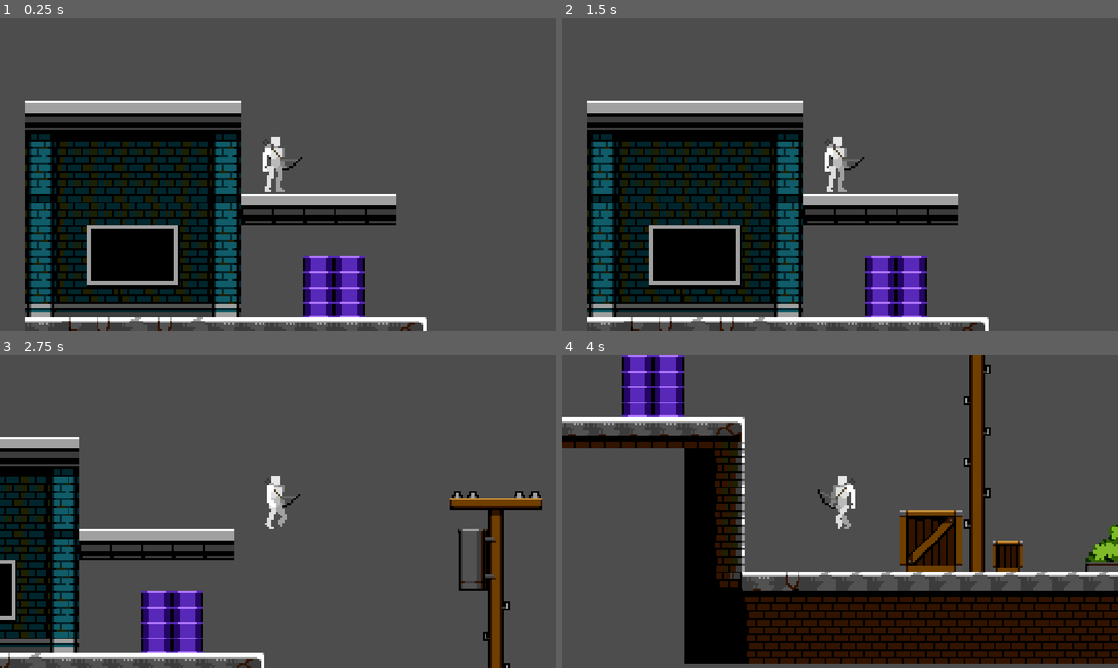
Above: before the commit, frames 1-4 (two rows, left to right).
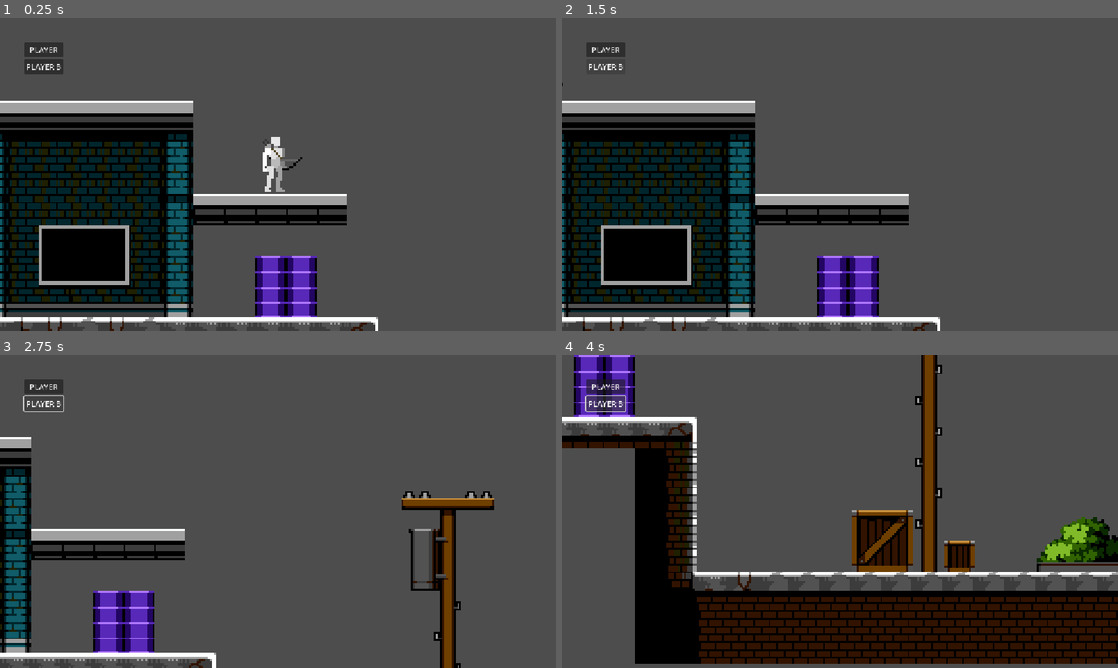
Above: after the commit, the same moments.

Repository: jordanjcf/prototipo-0001
Game: Godot game, scene res://Scenes/Juego.tscn
Two runs of this game, one before a commit and one after it. Both use one fixed random seed, a clock stepped at 60 frames per second and the inputs below. Before the commit the project starts from res://Scenes/Map.tscn.
Inputs (mouse positions are in pixels of both pictures, inside the frame that each line leads up to):
- Up to frame 1 (0.25 s): no input
- Up to frame 2 (1.5 s): click (606, 49) at 0.5 s, where only the run after the commit has a clickable "PLAYER"; click (606, 68) at 1.25 s, where only the run after the commit has a clickable "PLAYER B"
- Up to frame 3 (2.75 s): tap Enter (ui_accept) at 2, 2.1, 2.27, 2.57 s; hold Right (ui_right) from 2.03 s (still down)
- Up to frame 4 (4 s): tap Enter (ui_accept) at 2.85, 3.02, 3.32, 3.6 s; release Right (ui_right) at 3.53 s; hold Left (ui_left) from 3.53 s (still down)

The runs differ from the first frame. In frame 1, 23% of the frame differs, in the area x 0-77%, y 7-100%; in frame 2, 24%; in frame 3, 18%; in frame 4, 30%, in the area x 0-100%, y 0-99%.

Commit message:
menu de 2 jugadores, aun corrigiendo

Diff:
--- /dev/null
+++ b/Scenes/Juego.tscn
@@ -0,0 +1,47 @@
+[gd_scene format=3 uid="uid://ccc0otcmq4h6u"]
+
+[ext_resource type="PackedScene" uid="uid://ik71npe5cqfo" path="res://Scenes/Map.tscn" id="1_ceydv"]
+[ext_resource type="Script" uid="uid://vtj6aufsg0cy" path="res://Scenes/juego.gd" id="1_y2452"]
+[ext_resource type="PackedScene" uid="uid://b13ogk115g00o" path="res://Scenes/Player.tscn" id="2_bdrfq"]
+[ext_resource type="PackedScene" uid="uid://d36ej0gswp42m" path="res://Scenes/PlayerB.tscn" id="3_godn0"]
+
+[node name="Juego" type="Node" unique_id=2022611710]
+script = ExtResource("1_y2452")
+
+[node name="Nivel" type="Node2D" parent="." unique_id=2059497982]
+
+[node name="Map" parent="Nivel" unique_id=1470939187 instance=ExtResource("1_ceydv")]
+
+[node name="MenuJugador" type="CanvasLayer" parent="." unique_id=779951594]
+
+[node name="Panel" type="Control" parent="MenuJugador" unique_id=721722026]
+layout_mode = 3
+anchors_preset = 0
+offset_left = 50.0
+offset_top = 50.0
+offset_right = 270.0
+offset_bottom = 170.0
+
+[node name="Opciones" type="VBoxContainer" parent="MenuJugador/Panel" unique_id=1590650682]
+layout_mode = 0
+offset_right = 40.0
+offset_bottom = 40.0
+
+[node name="BotonPlayer" type="Button" parent="MenuJugador/Panel/Opciones" unique_id=347141141]
+layout_mode = 2
+text = "PLAYER"
+
+[node name="BotonPlayerB" type="Button" parent="MenuJugador/Panel/Opciones" unique_id=1627137337]
+layout_mode = 2
+text = "PLAYER B"
+
+[node name="Jugador" type="Node2D" parent="." unique_id=1985952323]
+
+[node name="Player" parent="Jugador" unique_id=1308787599 instance=ExtResource("2_bdrfq")]
+position = Vector2(156, 25)
+
+[node name="PlayerB" parent="Jugador" unique_id=1148946810 instance=ExtResource("3_godn0")]
+process_mode = 4
+visible = false
+
+[connection signal="pressed" from="MenuJugador/Panel/Opciones/BotonPlayerB" to="." method="_on_boton_player_b_pressed"]
--- a/Scenes/Map.tscn
+++ b/Scenes/Map.tscn
@@ -1,7 +1,6 @@
 [gd_scene format=4 uid="uid://ik71npe5cqfo"]
 
 [ext_resource type="Texture2D" uid="uid://gpengkwcf18g" path="res://Assets/Assets_City.png" id="1_s486e"]
-[ext_resource type="PackedScene" uid="uid://b13ogk115g00o" path="res://Scenes/Player.tscn" id="2_7yn8b"]
 [ext_resource type="PackedScene" uid="uid://cxung44nnm8o4" path="res://Scenes/Cascada.tscn" id="3_etk83"]
 [ext_resource type="PackedScene" uid="uid://tyxbbkirj1bb" path="res://Scenes/salida.tscn" id="4_qumfl"]
 [ext_resource type="Script" uid="uid://dw7evq2tx35ow" path="res://Script/salida.gd" id="5_r08cw"]
@@ -644,9 +643,6 @@
 tile_map_data = PackedByteArray("AAArAAcAAAAIAAwAAAArAAgAAAAIAA0AAAAsAAYAAAAIAAwAAAAsAAcAAAAIAA0AAAAtAAUAAAAIAAwAAAAtAA …(432 unchanged characters)…
 tile_set = SubResource("TileSet_5t7yc")
 
-[node name="Player" parent="." unique_id=1308787599 groups=["Jugadores"] instance=ExtResource("2_7yn8b")]
-position = Vector2(131, 25)
-
 [node name="Agua" parent="." unique_id=966390543 instance=ExtResource("3_etk83")]
 position = Vector2(720, 195)
 scale = Vector2(1, 3.625)
--- /dev/null
+++ b/Scenes/PlayerB.tscn
@@ -0,0 +1,171 @@
+[gd_scene format=3 uid="uid://d36ej0gswp42m"]
+
+[ext_resource type="Script" uid="uid://cwhqt1lbonfc5" path="res://Script/player_b.gd" id="1_6y712"]
+[ext_resource type="Texture2D" uid="uid://b8ivfjrtqab5j" path="res://Assets/Human Male Model/Sections/PNG/HMMWalkBow.png" id="2_x3t5u"]
+[ext_resource type="Texture2D" uid="uid://2xnmfh6bgie4" path="res://Assets/Human Male Model/Sections/PNG/HMMRunBow.png" id="3_48wul"]
+[ext_resource type="Texture2D" uid="uid://be2g673s2n23r" path="res://Assets/Human Male Model/Sections/PNG/HMMIdleBow.png" id="4_11833"]
+
+[sub_resource type="RectangleShape2D" id="RectangleShape2D_7fd37"]
+size = Vector2(16, 27)
+
+[sub_resource type="AtlasTexture" id="AtlasTexture_kyqiw"]
+atlas = ExtResource("2_x3t5u")
+region = Rect2(0, 0, 256, 256)
+
+[sub_resource type="AtlasTexture" id="AtlasTexture_gntrk"]
+atlas = ExtResource("2_x3t5u")
+region = Rect2(256, 0, 256, 256)
+
+[sub_resource type="AtlasTexture" id="AtlasTexture_dewec"]
+atlas = ExtResource("2_x3t5u")
+region = Rect2(512, 0, 256, 256)
+
+[sub_resource type="AtlasTexture" id="AtlasTexture_5ixxa"]
+atlas = ExtResource("2_x3t5u")
+region = Rect2(768, 0, 256, 256)
+
+[sub_resource type="AtlasTexture" id="AtlasTexture_nn08x"]
+atlas = ExtResource("2_x3t5u")
+region = Rect2(1024, 0, 256, 256)
+
+[sub_resource type="AtlasTexture" id="AtlasTexture_52ee3"]
+atlas = ExtResource("2_x3t5u")
+region = Rect2(1280, 0, 256, 256)
+
+[sub_resource type="AtlasTexture" id="AtlasTexture_glx4g"]
+atlas = ExtResource("3_48wul")
+region = Rect2(0, 0, 256, 256)
+
+[sub_resource type="AtlasTexture" id="AtlasTexture_miouo"]
+atlas = ExtResource("3_48wul")
+region = Rect2(256, 0, 256, 256)
+
+[sub_resource type="AtlasTexture" id="AtlasTexture_o3h8g"]
+atlas = ExtResource("3_48wul")
+region = Rect2(512, 0, 256, 256)
+
+[sub_resource type="AtlasTexture" id="AtlasTexture_1e7my"]
+atlas = ExtResource("3_48wul")
+region = Rect2(768, 0, 256, 256)
+
+[sub_resource type="AtlasTexture" id="AtlasTexture_arntx"]
+atlas = ExtResource("3_48wul")
+region = Rect2(1024, 0, 256, 256)
+
+[sub_resource type="AtlasTexture" id="AtlasTexture_lslt6"]
+atlas = ExtResource("3_48wul")
+region = Rect2(1280, 0, 256, 256)
+
+[sub_resource type="AtlasTexture" id="AtlasTexture_ulo2v"]
+atlas = ExtResource("3_48wul")
+region = Rect2(1536, 0, 256, 256)
+
+[sub_resource type="AtlasTexture" id="AtlasTexture_1iu4k"]
+atlas = ExtResource("3_48wul")
+region = Rect2(1792, 0, 256, 256)
+
+[sub_resource type="AtlasTexture" id="AtlasTexture_m0x7a"]
+atlas = ExtResource("3_48wul")
+region = Rect2(2048, 0, 256, 256)
+
+[sub_resource type="AtlasTexture" id="AtlasTexture_5v66d"]
+atlas = ExtResource("3_48wul")
+region = Rect2(2304, 0, 256, 256)
+
+[sub_resource type="AtlasTexture" id="AtlasTexture_yoq75"]
+atlas = ExtResource("4_11833")
+region = Rect2(0, 0, 256, 256)
+
+[sub_resource type="AtlasTexture" id="AtlasTexture_ksbbd"]
+atlas = ExtResource("4_11833")
+region = Rect2(256, 0, 256, 256)
+
+[sub_resource type="SpriteFrames" id="SpriteFrames_2tk64"]
+animations = [{
+"frames": [{
+"duration": 1.0,
+"texture": SubResource("AtlasTexture_kyqiw")
+}, {
+"duration": 1.0,
+"texture": SubResource("AtlasTexture_gntrk")
+}, {
+"duration": 1.0,
+"texture": SubResource("AtlasTexture_dewec")
+}, {
+"duration": 1.0,
+"texture": SubResource("AtlasTexture_5ixxa")
+}, {
+"duration": 1.0,
+"texture": SubResource("AtlasTexture_nn08x")
+}, {
+"duration": 1.0,
+"texture": SubResource("AtlasTexture_52ee3")
+}],
+"loop": 1,
+"name": &"caminar",
+"speed": 7.0
+}, {
+"frames": [{
+"duration": 1.0,
+"texture": SubResource("AtlasTexture_glx4g")
+}, {
+"duration": 1.0,
+"texture": SubResource("AtlasTexture_miouo")
+}, {
+"duration": 1.0,
+"texture": SubResource("AtlasTexture_o3h8g")
+}, {
+"duration": 1.0,
+"texture": SubResource("AtlasTexture_1e7my")
+}, {
+"duration": 1.0,
+"texture": SubResource("AtlasTexture_arntx")
+}, {
+"duration": 1.0,
+"texture": SubResource("AtlasTexture_lslt6")
+}, {
+"duration": 1.0,
+"texture": SubResource("AtlasTexture_ulo2v")
+}, {
+"duration": 1.0,
+"texture": SubResource("AtlasTexture_1iu4k")
+}, {
+"duration": 1.0,
+"texture": SubResource("AtlasTexture_m0x7a")
+}, {
+"duration": 1.0,
+"texture": SubResource("AtlasTexture_5v66d")
+}],
+"loop": 1,
+"name": &"correr",
+"speed": 6.0
+}, {
+"frames": [{
+"duration": 1.0,
+"texture": SubResource("AtlasTexture_yoq75")
+}, {
+"duration": 1.0,
+"texture": SubResource("AtlasTexture_ksbbd")
+}],
+"loop": 1,
+"name": &"descanso",
+"speed": 3.0
+}]
+
+[node name="PlayerB" type="CharacterBody2D" unique_id=1308787599]
+script = ExtResource("1_6y712")
+
+[node name="CollisionShape2D" type="CollisionShape2D" parent="." unique_id=618675794]
+position = Vector2(-1, -3.5)
+shape = SubResource("RectangleShape2D_7fd37")
+
+[node name="AnimatedSprite2D" type="AnimatedSprite2D" parent="." unique_id=1952063974]
+position = Vector2(0, -8)
+scale = Vector2(0.14306644, 0.14306644)
+sprite_frames = SubResource("SpriteFrames_2tk64")
+animation = &"caminar"
+autoplay = "descanso"
+frame_progress = 0.95479625
+
+[node name="Camera2D" type="Camera2D" parent="." unique_id=1861208809]
+zoom = Vector2(4, 4)
--- /dev/null
+++ b/Scenes/juego.gd
@@ -0,0 +1,17 @@
+extends Node
+
+@onready var player = $Jugador/Player
+@onready var player_b = $Jugador/PlayerB
+
+# Called when the node enters the scene tree for the first time.
+func _ready():
+	pass # Replace with function body.
+
+# Called every frame. 'delta' is the elapsed time since the previous frame.
+func _process(delta):
+	pass
+
+
+func _on_boton_player_b_pressed():
+	player.visible = false
+	player_b.visible = true
--- /dev/null
+++ b/Script/player_b.gd
@@ -0,0 +1,33 @@
+extends CharacterBody2D
+
+
+const SPEED = 520
+const JUMP_VELOCITY = -800
+
+@onready var animation = $AnimatedSprite2D
+
+func _physics_process(delta: float) -> void:
+	# esta es mi gravedad
+	if not is_on_floor():
+		velocity += get_gravity() * delta
+
+	# este es para saltar
+	if Input.is_action_just_pressed("ui_accept") and is_on_floor():
+		velocity.y = JUMP_VELOCITY
+
+	# este es mi movimiento
+	var direction := Input.get_axis("ui_left", "ui_right")
+
+	if direction:
+		velocity.x = direction * SPEED
+		animation.flip_h = direction<0
+	else:
+		velocity.x = move_toward(velocity.x, 0, SPEED)
+
+	move_and_slide()
+
+
+	if direction !=0:
+		animation.play("caminar")
+	else:
+		animation.play("descanso")
--- a/project.godot
+++ b/project.godot
@@ -11,7 +11,7 @@
 [application]
 
 config/name="prototipo-0001"
-run/main_scene="uid://ik71npe5cqfo"
+run/main_scene="uid://ccc0otcmq4h6u"
 config/features=PackedStringArray("4.7", "GL Compatibility")
 config/icon="res://icon.svg"
 
Not shown, added: Scenes/juego.gd.uid
Not shown, added: Script/player_b.gd.uid
